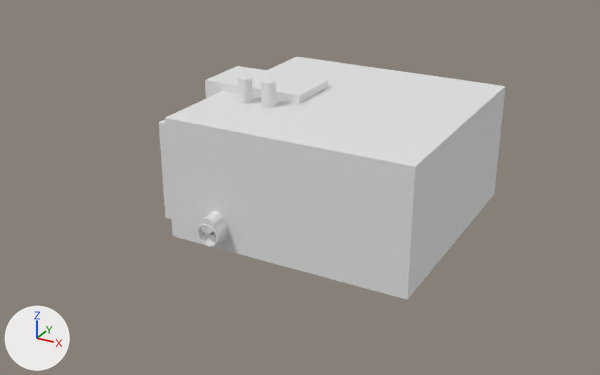
What one commit did to the Blender file blender3d/multi/mp_plus_rf.blend.
Before and after are seen from a camera (50 mm lens) standing at (79.0, -165.6, 89.8) and looking at (-4.8, -13.2, 13.6). Arrows for +X, +Y and +Z are at lower left; the lights stay in place. The picture after the commit comes second.

Names of what the first picture shows: 'Cylinder.003', 'USB_cutout', 'inner_volume', 'led_cutout_the_other', 'nrf24l01_pa_lna', 'outer_volume' and 1 more.
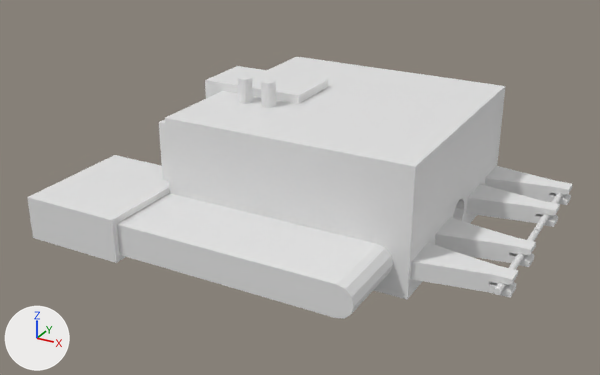
Boxes [x1, y1, x2, y2] around the edits, measured in the pictures (600 x 375 px):
'outer_volume', reshaped (14% wider, 8% taller)
    before: [165, 57, 505, 300]
    after: [117, 57, 505, 319]
'Cube.029', added
    after: [27, 155, 170, 263]
'Cylinder.004', added
    after: [117, 196, 354, 319]
'Cube.021', added
    after: [410, 243, 518, 298]
'Cube.023', added
    after: [435, 218, 536, 267]
'Cube.024', added
    after: [466, 184, 560, 227]
'Cube.025', added
    after: [485, 166, 573, 205]
'nrf24l01_pa_lna', hidden
    before: [197, 221, 229, 247]
'Cylinder.007', added
    after: [494, 230, 538, 295]
'Cylinder.008', added
    after: [533, 193, 564, 234]
part 1 of me_cube_017, added
    after: [117, 57, 505, 319]
part 2 of me_cylinder_002, deleted
    before: [200, 212, 224, 234]

The change, as a diff of the scene's bpy script:
```diff
--- a/blender3d/multi/mp_plus_rf.blend.py
+++ b/blender3d/multi/mp_plus_rf.blend.py
@@ me_cube_017 @@
 # used by ob_outer_volume; location = (-0.3, -0.1, 16.8); scale = (29.0, 29.5, 14.4)
-me_cube_017.from_pydata(...)  # 8 vertices, 6 faces; spans x -1.0..1.0, y -1.0..1.0, z -1.0..1.0
+me_cube_017.from_pydata(...)  # 153 vertices, 86 faces; spans x -1.0..1.0, y -1.61..1.0, z -1.0..1.0
+# me_cube_017 part 1: 145 vertices added at x -1.0..1.0, y -1.61..0.9, z -0.86..1.0
@@ me_cylinder_002 @@
 # used by ob_cylinder_003; location = (-16.7, -27.2, 9.8); rotation_euler = (1.571, 0.0, 0.0), in degrees (90, 0, 0); scale = (1.85, 1.85, 6.18)
-me_cylinder_002.from_pydata(...)  # 24 vertices, 14 faces; spans x -1.0..1.0, y -1.0..1.0, z -1.0..1.0
+me_cylinder_002.from_pydata(...)  # 38 vertices, 28 faces; spans x -11.1..21.07, y -1.0..1.0, z -1.0..1.0
+# me_cylinder_002 part 2: 24 vertices removed from x -1.0..1.0, y -1.0..1.0, z -1.0..1.0
+# other edits to the shape of me_cylinder_002 do not show in these pictures
@@ me_cube_032 @@
+me_cube_032.from_pydata(...)  # 54 vertices, 31 faces; spans x -8.91..1.0, y -2.31..2.31, z -1.0..1.0
@@ me_cylinder_003 @@
+me_cylinder_003.from_pydata(...)  # 38 vertices, 28 faces; spans x -1.0..16.9, y -1.0..1.0, z -1.0..1.0
@@ ob_nrf24l01_pa_lna @@
 ob_nrf24l01_pa_lna.rotation_euler = (3.142, 0.0, -1.571)  # degrees (180, 0, -90)
+ob_nrf24l01_pa_lna.hide_set(True)  # its collection is switched off
@@ ob_cube_025 @@
+ob_cube_025 = bpy.data.objects.new('Cube.025', me_cube_032)
+ob_cube_025.location = (46.1, 23.8, 8.7)
+ob_cube_025.scale = (2.0, 2.0, 2.0)
@@ ob_cube_024 @@
+ob_cube_024 = bpy.data.objects.new('Cube.024', me_cube_032)
+ob_cube_024.location = (46.1, 10.6, 8.7)
+ob_cube_024.scale = (2.0, 2.0, 2.0)
@@ ob_cube_023 @@
+ob_cube_023 = bpy.data.objects.new('Cube.023', me_cube_032)
+ob_cube_023.location = (46.1, -10.5, 8.7)
+ob_cube_023.scale = (2.0, 2.0, 2.0)
@@ ob_cube_021 @@
+ob_cube_021 = bpy.data.objects.new('Cube.021', me_cube_032)
+ob_cube_021.location = (46.1, -24.1, 8.7)
+ob_cube_021.scale = (2.0, 2.0, 2.0)
@@ ob_cube_029 @@
+ob_cube_029 = bpy.data.objects.new('Cube.029', me_cube_017.copy())  # the mesh of ob_outer_volume
+ob_cube_029.location = (-41.3, -34.4, 9.7)
+ob_cube_029.scale = (11.9, 14.5, 5.0)
@@ ob_cylinder_008 @@
+ob_cylinder_008 = bpy.data.objects.new('Cylinder.008', me_cylinder_002.copy())  # the mesh of ob_cylinder_003
+ob_cylinder_008.location = (46.1, 14.5, 8.7)
+ob_cylinder_008.rotation_euler = (1.571, 0.0, 0.0)  # degrees (90, 0, 0)
+ob_cylinder_008.scale = (0.7, 0.7, 14.0)
@@ ob_cylinder_007 @@
+ob_cylinder_007 = bpy.data.objects.new('Cylinder.007', me_cylinder_002.copy())  # the mesh of ob_cylinder_003
+ob_cylinder_007.location = (46.1, -14.5, 8.7)
+ob_cylinder_007.rotation_euler = (1.571, 0.0, 0.0)  # degrees (90, 0, 0)
+ob_cylinder_007.scale = (0.7, 0.7, 14.0)
@@ ob_cylinder_004 @@
+ob_cylinder_004 = bpy.data.objects.new('Cylinder.004', me_cylinder_003)
+ob_cylinder_004.location = (-35.2, -36.6, 9.7)
+ob_cylinder_004.rotation_euler = (1.571, 0.0, 0.0)  # degrees (90, 0, 0)
+ob_cylinder_004.scale = (3.58, 3.58, 11.1)
```
